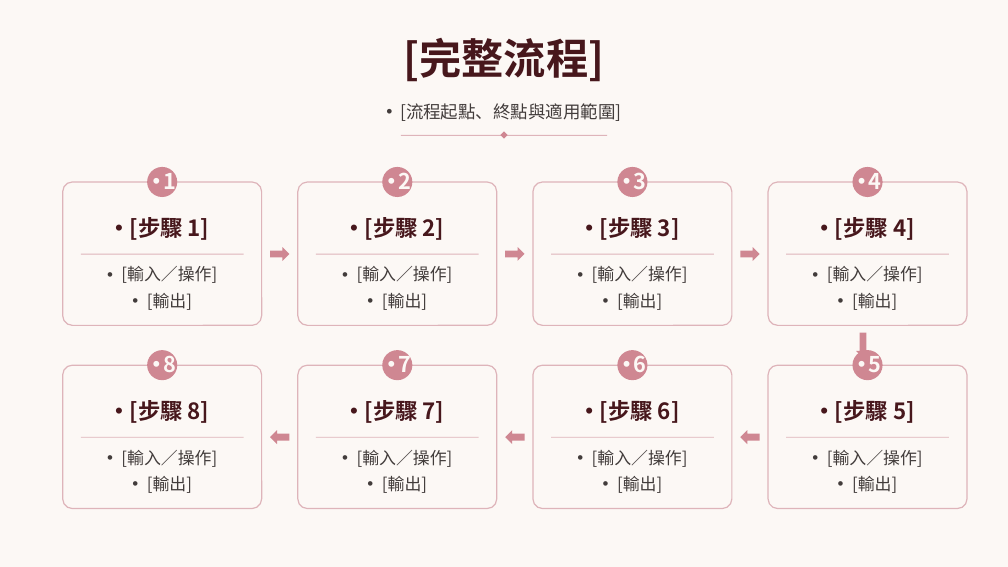
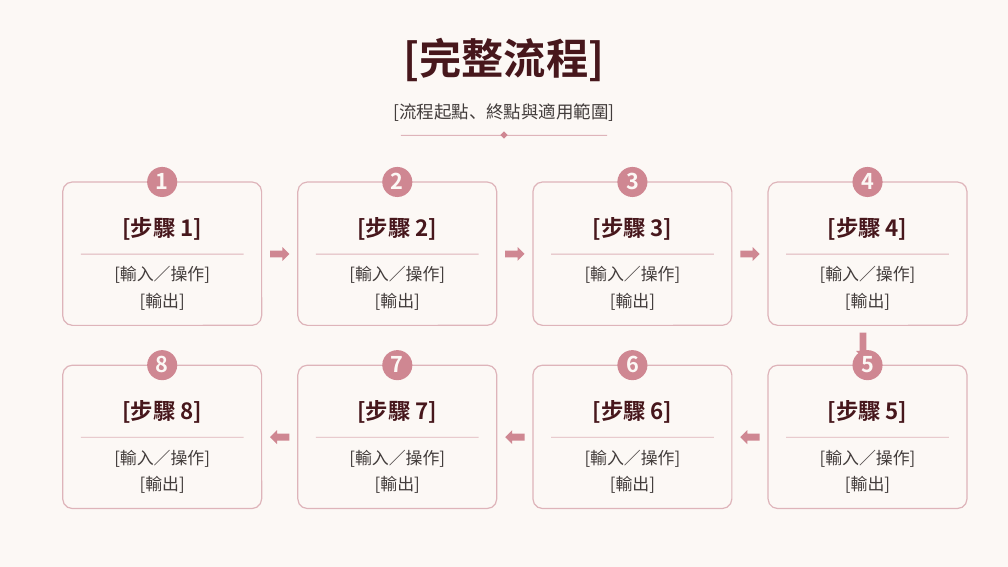
Before and after one commit to sophie8909/EAGLE, a slide deck: slide 4 of Meeting/20260907_meeting0830_template/deliverables/Meeting_0830_Template.pptx. Drawn at 1008x567 pixels with LibreOffice and Linux fonts; fonts in the diff are those of the drawing; background and template pictures are left out. Boxes give left, top, right and bottom in pixels: in the first picture for what was removed or moved away, otherwise in the second. Text is boxed around its words. In the diff, an @@ line names an element or a change of style, - is before the commit and + after.

```diff
--- a/Meeting/20260907_meeting0830_template/deliverables/Meeting_0830_Template.pptx
+++ b/Meeting/20260907_meeting0830_template/deliverables/Meeting_0830_Template.pptx
@@ bullet • to none in 25 elements at [393,103,614,121], [156,167,169,189], [122,217,202,240], [114,266,210,310], [391,167,404,189], [357,217,438,240], [349,266,445,310], [626,167,639,189], [593,217,673,240], [585,266,681,310], [861,167,874,189], [828,217,908,240], [820,266,916,310], [861,350,874,372], [828,400,908,423], [820,450,916,493], [626,350,639,372], [593,400,673,423], [585,450,681,493], [391,350,404,372], [357,400,438,423], [349,450,445,493], [156,350,169,372], [122,400,202,423], [114,450,210,493] @@
```
Also in this commit, not shown: 7 other slides changed.
